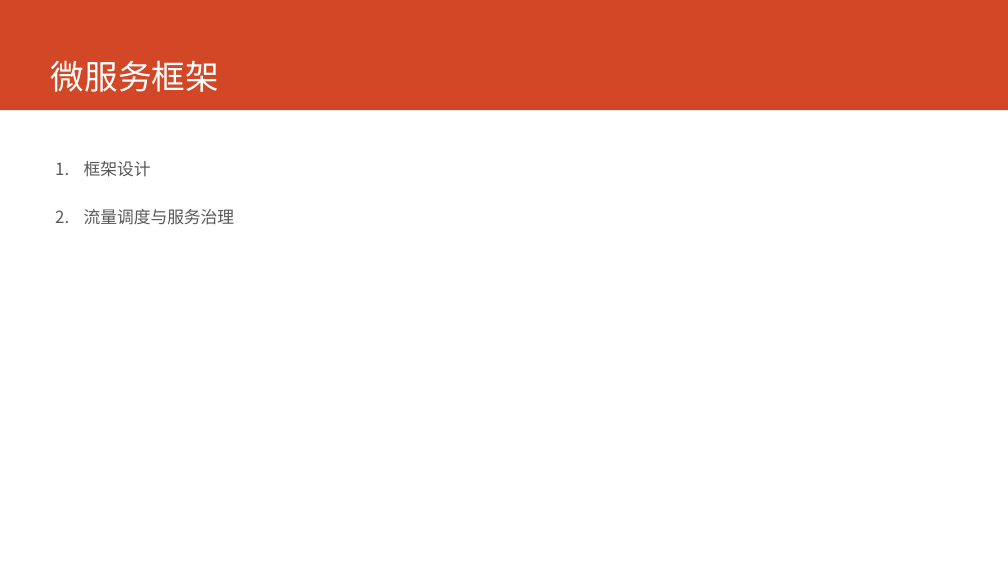
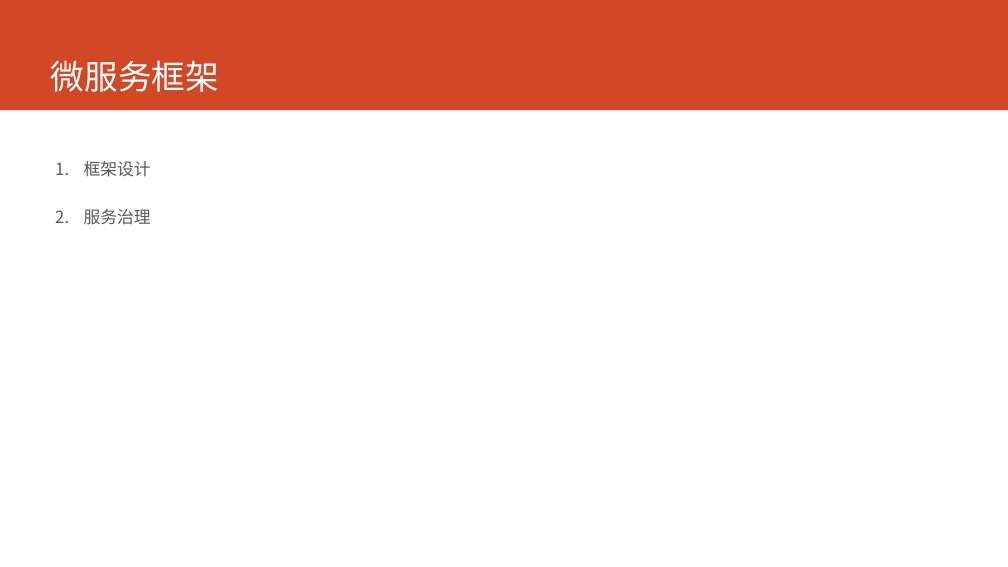
Before and after one commit to printfcoder/printfcoder, a slide deck: slide 12 of job/me/个人介绍.pptx. Drawn at 1008x567 pixels with LibreOffice and Linux fonts; fonts in the diff are those of the drawing. Boxes give left, top, right and bottom in pixels: in the first picture for what was removed or moved away, otherwise in the second. Text is boxed around its words. In the diff, an @@ line names an element or a change of style, - is before the commit and + after.

```diff
--- a/job/me/个人介绍.pptx
+++ b/job/me/个人介绍.pptx
@@ text at (84, 209, 151, 225): text changed @@
-2. 流量调度与服务治理
+2. 服务治理
```
Also in this commit, not shown: 7 other slides changed, 1 slide added, 2 other files.
